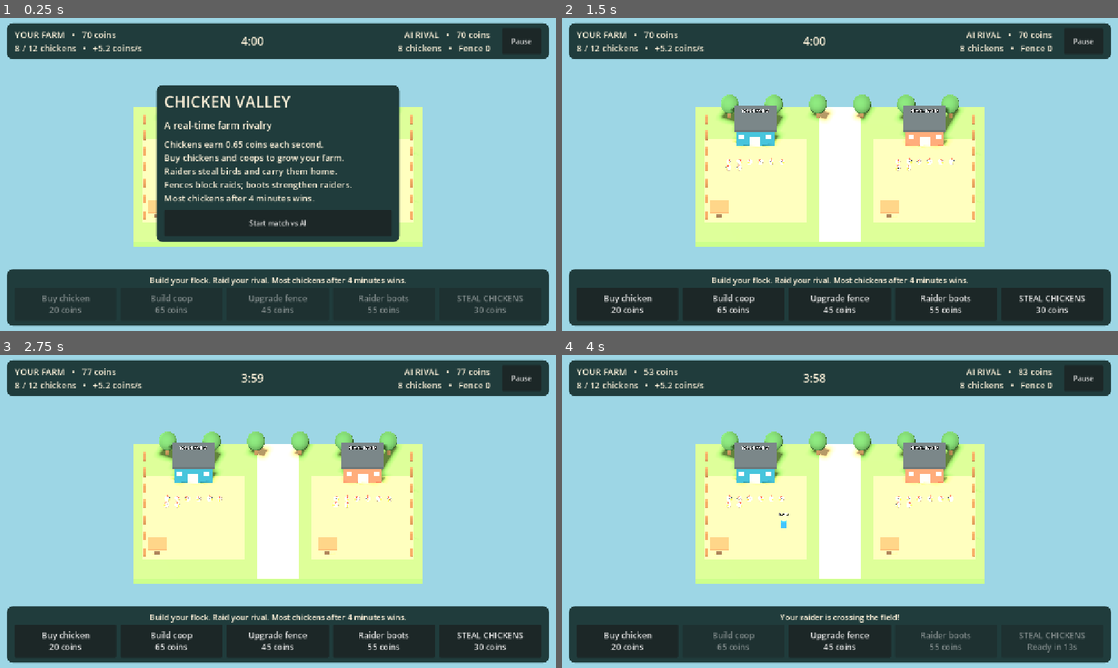
Above: before the commit, frames 1-4 (two rows, left to right).
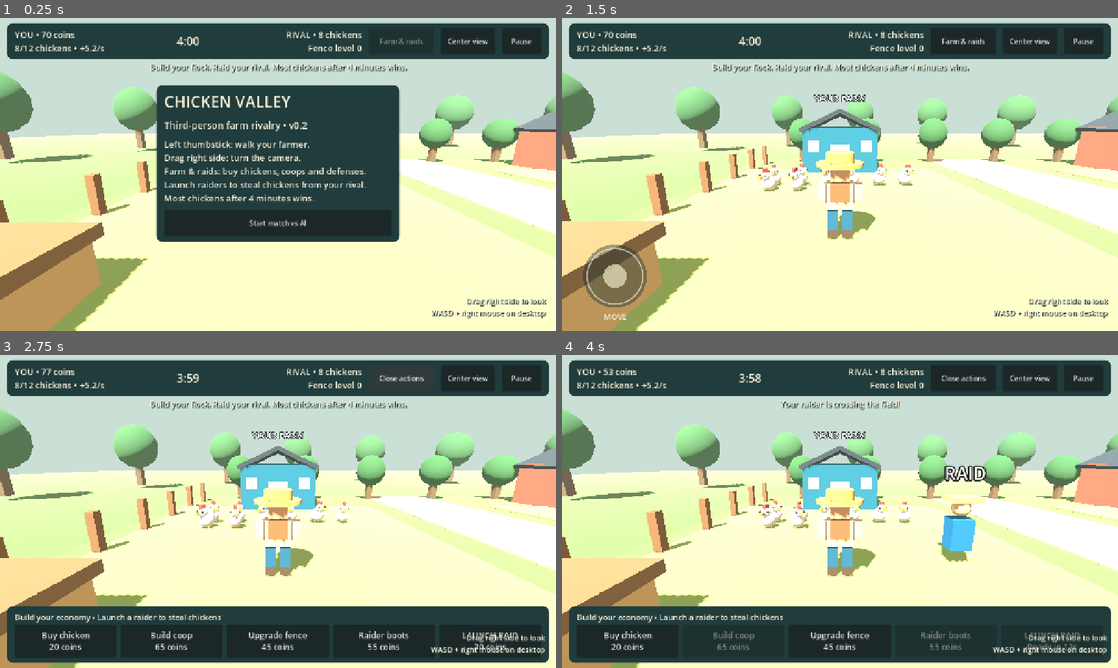
Above: after the commit, the same moments.

Repository: raclob/Chicken-Valley
Game: Godot game, scene res://main.tscn
Same seed, same stepped clock (60 frames per second), same inputs: the game is played once before the commit and once after it.
Inputs (mouse positions are in pixels of both pictures, inside the frame that each line leads up to):
- Up to frame 1 (0.25 s): no input
- Up to frame 2 (1.5 s): click (1029, 39) at 0.5 s, where only the run after the commit has a clickable "Center view"; click "Start match vs AI" at 1.25 s
- Up to frame 3 (2.75 s): click (400, 376) at 2 s, where only the run after the commit has a clickable "Farm & raids"
- Up to frame 4 (4 s): click (1051, 639) at 2.75 s, where only the run after the commit has a clickable "LAUNCH RAID 30 coins"; move the mouse to (962, 495) at 3.52 s; hold D from 3.53 s (still down); click (962, 495) at 3.67 s

The runs differ from the first frame. In frame 1, 70% of the frame differs, in the area x 0-100%, y 0-100%; in frame 2, 84%; in frame 3, 68%; in frame 4, 68%.

Commit message:
Add controllable third-person farmer and touch follow camera in v0.2

Diff:
--- /dev/null
+++ b/farmer.gd
@@ -0,0 +1,95 @@
+class_name ValleyFarmer
+extends CharacterBody3D
+
+var visual := Node3D.new()
+var limbs: Array[Node3D] = []
+var walk_phase := 0.0
+var travel_input := Vector2.ZERO
+var view_yaw := 0.0
+var active := false
+const WALK_SPEED := 4.5
+
+func _ready() -> void:
+	name = "Farmer"
+	add_child(visual)
+	var collision := CollisionShape3D.new()
+	var capsule := CapsuleShape3D.new()
+	capsule.radius = 0.32
+	capsule.height = 1.9
+	collision.shape = capsule
+	collision.position.y = 0.96
+	add_child(collision)
+	part(visual, Vector3(0, 1.15, 0), Vector3(0.65, 0.65, 0.4), Color("e8d0a0"))
+	part(visual, Vector3(0, 0.96, -0.23), Vector3(0.49, 0.44, 0.08), Color("267ba2"))
+	for x in [-0.22, 0.22]:
+		part(visual, Vector3(x, 1.32, -0.22), Vector3(0.09, 0.4, 0.06), Color("267ba2"))
+	part(visual, Vector3(0, 1.65, 0), Vector3(0.48, 0.46, 0.46), Color("eab586"))
+	for x in [-0.12, 0.12]:
+		part(visual, Vector3(x, 1.71, -0.24), Vector3(0.055, 0.07, 0.025), Color("26363b"))
+	part(visual, Vector3(0, 1.59, -0.26), Vector3(0.12, 0.055, 0.04), Color("a55e42"))
+	# Straw hat gives the farmer a clear silhouette from behind.
+	for dimensions in [Vector3(0.57, 0.09, 0), Vector3(0.35, 0.25, 0)]:
+		var hat := MeshInstance3D.new()
+		var cylinder := CylinderMesh.new()
+		cylinder.top_radius = dimensions.x
+		cylinder.bottom_radius = dimensions.x
+		cylinder.height = dimensions.y
+		cylinder.radial_segments = 16
+		hat.mesh = cylinder
+		hat.material_override = colored(Color("d8b461"))
+		hat.position.y = 1.91 if dimensions.y < 0.1 else 2.06
+		visual.add_child(hat)
+	part(visual, Vector3(0, 1.3, 0.28), Vector3(0.45, 0.45, 0.22), Color("987247"))
+	for side in [-1, 1]:
+		var leg := Node3D.new()
+		leg.position = Vector3(side * 0.18, 0.77, 0)
+		visual.add_child(leg)
+		part(leg, Vector3(0, -0.29, 0), Vector3(0.23, 0.58, 0.25), Color("326f8a"))
+		part(leg, Vector3(0, -0.62, -0.07), Vector3(0.26, 0.22, 0.4), Color("67513e"))
+		limbs.append(leg)
+		var arm := Node3D.new()
+		arm.position = Vector3(side * 0.44, 1.43, 0)
+		visual.add_child(arm)
+		part(arm, Vector3(0, -0.19, 0), Vector3(0.2, 0.38, 0.25), Color("e8d0a0"))
+		part(arm, Vector3(0, -0.44, 0), Vector3(0.18, 0.22, 0.22), Color("eab586"))
+		limbs.append(arm)
+
+func colored(color: Color) -> StandardMaterial3D:
+	var m := StandardMaterial3D.new()
+	m.albedo_color = color
+	m.roughness = 0.9
+	return m
+
+func part(parent: Node3D, pos: Vector3, size: Vector3, color: Color) -> void:
+	var n := MeshInstance3D.new()
+	var mesh := BoxMesh.new()
+	mesh.size = size
+	n.mesh = mesh
+	n.material_override = colored(color)
+	n.position = pos
+	parent.add_child(n)
+
+func _physics_process(delta: float) -> void:
+	var move := travel_input.limit_length() if active else Vector2.ZERO
+	var direction := Basis(Vector3.UP, view_yaw) * Vector3(move.x, 0, move.y)
+	velocity.x = direction.x * WALK_SPEED
+	velocity.z = direction.z * WALK_SPEED
+	if not is_on_floor():
+		velocity.y -= 18.0 * delta
+	else:
+		velocity.y = 0
+	move_and_slide()
+	position.x = clampf(position.x, -16, 16)
+	position.z = clampf(position.z, -8.3, 9.4)
+	if direction.length_squared() > 0.01:
+		visual.rotation.y = lerp_angle(visual.rotation.y, atan2(-direction.x, -direction.z), 1 - exp(-12 * delta))
+		walk_phase += delta * 9.0
+	for i in limbs.size():
+		var target := sin(walk_phase + (0.0 if i == 0 or i == 3 else PI)) * 0.48 * move.length()
+		limbs[i].rotation.x = lerpf(limbs[i].rotation.x, target, 1 - exp(-14 * delta))
+
+func reset_farmer() -> void:
+	position = Vector3(-10, 0.15, 3.5)
+	velocity = Vector3.ZERO
+	travel_input = Vector2.ZERO
+	visual.rotation = Vector3.ZERO
--- /dev/null
+++ b/farmer_controls.gd
@@ -0,0 +1,80 @@
+class_name FarmerControls
+extends Control
+
+signal look_changed(motion: Vector2)
+var movement := Vector2.ZERO
+var enabled := false
+var joystick_finger := -1
+var look_finger := -1
+var stick_origin := Vector2.ZERO
+var stick_tip := Vector2.ZERO
+var mouse_look := false
+const RADIUS := 64.0
+
+func _ready() -> void:
+	mouse_filter = Control.MOUSE_FILTER_IGNORE
+
+func center() -> Vector2:
+	return Vector2(122, size.y - 126)
+
+func clear_input() -> void:
+	movement = Vector2.ZERO
+	joystick_finger = -1
+	look_finger = -1
+	mouse_look = false
+	queue_redraw()
+
+func set_enabled(value: bool) -> void:
+	if enabled != value:
+		enabled = value
+		clear_input()
+
+func _unhandled_input(event: InputEvent) -> void:
+	if not enabled: return
+	if event is InputEventScreenTouch:
+		if event.pressed:
+			if event.position.distance_to(center()) < 115 and joystick_finger == -1:
+				joystick_finger = event.index
+				stick_origin = center()
+				update_stick(event.position)
+			elif event.position.x > size.x * 0.45 and look_finger == -1:
+				look_finger = event.index
+		else:
+			if event.index == joystick_finger:
+				joystick_finger = -1
+				movement = Vector2.ZERO
+			if event.index == look_finger: look_finger = -1
+		queue_redraw()
+	elif event is InputEventScreenDrag:
+		if event.index == joystick_finger: update_stick(event.position)
+		elif event.index == look_finger: look_changed.emit(event.relative)
+	elif event is InputEventMouseButton and event.button_index == MOUSE_BUTTON_RIGHT:
+		mouse_look = event.pressed
+	elif event is InputEventMouseMotion and mouse_look:
+		look_changed.emit(event.relative)
+
+func update_stick(pos: Vector2) -> void:
+	var offset := (pos - stick_origin).limit_length(RADIUS)
+	stick_tip = stick_origin + offset
+	movement = offset / RADIUS
+	if movement.length() < 0.12: movement = Vector2.ZERO
+	queue_redraw()
+
+func _input(event: InputEvent) -> void:
+	# Releases must be handled even when a finger moves over a HUD button.
+	if event is InputEventScreenTouch and not event.pressed:
+		if event.index == joystick_finger:
+			joystick_finger = -1
+			movement = Vector2.ZERO
+		if event.index == look_finger: look_finger = -1
+		queue_redraw()
+	if event is InputEventMouseButton and event.button_index == MOUSE_BUTTON_RIGHT and not event.pressed:
+		mouse_look = false
+
+func _draw() -> void:
+	if not enabled: return
+	var origin := center()
+	draw_circle(origin, RADIUS + 9, Color(0.07, 0.17, 0.18, 0.4))
+	draw_arc(origin, RADIUS, 0, TAU, 48, Color(1, 0.96, 0.85, 0.6), 2, true)
+	draw_circle(stick_tip if joystick_finger != -1 else origin, 27, Color(0.92, 0.91, 0.77, 0.7))
+	draw_string(ThemeDB.fallback_font, origin + Vector2(-26, 100), "MOVE", HORIZONTAL_ALIGNMENT_LEFT, -1, 18, Color("fff3db"))
--- /dev/null
+++ b/icon.svg
@@ -0,0 +1,11 @@
+<svg xmlns="http://www.w3.org/2000/svg" width="256" height="256" viewBox="0 0 256 256">
+<rect width="256" height="256" rx="52" fill="#244b43"/>
+<path d="M24 194Q80 158 132 184T232 178V256H24Z" fill="#8eae55"/>
+<ellipse cx="119" cy="146" rx="69" ry="58" fill="#fff0ce"/>
+<circle cx="153" cy="99" r="41" fill="#fffaf0"/>
+<path d="M181 106l38 12-36 14z" fill="#efb544"/>
+<path d="M128 63q-8-25 5-27 12-1 15 19 4-29 17-23 13 6 3 31" fill="#e76a47"/>
+<circle cx="165" cy="95" r="6" fill="#244b43"/>
+<path d="M82 187v28m49-23v23" stroke="#efb544" stroke-width="12" stroke-linecap="round"/>
+<path d="M66 125q-32-38-32-5 0 25 32 37" fill="#fffaf0"/>
+</svg>
--- a/main.gd
+++ b/main.gd
@@ -16,12 +16,31 @@
 var paused := true
 var pause_button: Button
 var intro: PanelContainer
+var farmer: ValleyFarmer
+var camera_pivot: Node3D
+var camera: Camera3D
+var controls: FarmerControls
+var action_panel: PanelContainer
+var farm_button: Button
+var camera_yaw := 0.0
+var camera_pitch := -0.22
+var preview_mode := false
+var preview_frames := 0
 
 func _ready() -> void:
 	build_world()
+	build_farmer()
 	build_ui()
 	update_ui()
 	sync_farms()
+	preview_mode = "--preview" in OS.get_cmdline_user_args()
+	if preview_mode:
+		intro.hide()
+		paused = false
+		game.farms[0].fence = 1
+		game.farms[0].coops = 2
+		sync_farms()
+		update_ui()
 
 func material(color: Color) -> StandardMaterial3D:
 	var m := StandardMaterial3D.new()
@@ -29,7 +48,7 @@
 	m.roughness = 0.9
 	return m
 
-func box(parent: Node3D, pos: Vector3, size: Vector3, color: Color) -> MeshInstance3D:
+func box(parent: Node3D, pos: Vector3, size: Vector3, color: Color, solid: bool = false) -> MeshInstance3D:
 	var n := MeshInstance3D.new()
 	var mesh := BoxMesh.new()
 	mesh.size = size
@@ -37,6 +56,14 @@
 	n.material_override = material(color)
 	n.position = pos
 	parent.add_child(n)
+	if solid:
+		var body := StaticBody3D.new()
+		var collision := CollisionShape3D.new()
+		var shape := BoxShape3D.new()
+		shape.size = size
+		collision.shape = shape
+		body.add_child(collision)
+		n.add_child(body)
 	return n
 
 func sphere(parent: Node3D, pos: Vector3, scale_v: Vector3, color: Color) -> MeshInstance3D:
@@ -54,8 +81,18 @@
 func build_world() -> void:
 	var env := WorldEnvironment.new()
 	var e := Environment.new()
-	e.background_mode = Environment.BG_COLOR
-	e.background_color = Color("9dd6e5")
+	e.background_mode = Environment.BG_SKY
+	var sky := Sky.new()
+	var sky_material := ProceduralSkyMaterial.new()
+	sky_material.sky_top_color = Color("76b3dd")
+	sky_material.sky_horizon_color = Color("d4e8ea")
+	sky_material.ground_horizon_color = Color("c8debf")
+	sky_material.ground_bottom_color = Color("669151")
+	sky.sky_material = sky_material
+	e.sky = sky
+	e.fog_enabled = true
+	e.fog_light_color = Color("cadfd5")
+	e.fog_density = 0.003
 	e.ambient_light_source = Environment.AMBIENT_SOURCE_COLOR
 	e.ambient_light_color = Color("fff0d5")
 	e.ambient_light_energy = 0.65
@@ -66,23 +103,19 @@
 	sun.light_energy = 1.2
 	sun.shadow_enabled = true
 	add_child(sun)
-	var camera := Camera3D.new()
-	camera.position = Vector3(0, 29, 25)
-	camera.projection = Camera3D.PROJECTION_ORTHOGONAL
-	camera.size = 37
-	add_child(camera)
-	camera.look_at(Vector3(0, 0, 0))
-	box(self, Vector3(0, -0.4, 0), Vector3(34, 0.8, 21), Color("78aa59"))
+	box(self, Vector3(0, -0.5, 0), Vector3(180, 0.1, 180), Color("719b53"))
+	box(self, Vector3(0, -0.4, 0), Vector3(34, 0.8, 21), Color("78aa59"), true)
 	box(self, Vector3(0, 0.015, 0), Vector3(5, 0.08, 21), Color("ddc798"))
 	for side in 2:
 		var x := -10.0 if side == 0 else 10.0
-		box(self, Vector3(x, 0.03, 1), Vector3(12, 0.12, 13), Color("aacb70"))
+		box(self, Vector3(x, 0.03, 1), Vector3(12, 0.12, 13), Color("aacb70"), true)
 		var barn := Node3D.new()
 		add_child(barn)
 		barn.position = Vector3(x, 0, -6)
-		box(barn, Vector3(0, 1.4, 0), Vector3(4.5, 2.8, 3.2), Color("287a91") if side == 0 else Color("d26b50"))
-		var roof := box(barn, Vector3(0, 3, 0), Vector3(5, 0.4, 3.8), Color("40494f"))
-		roof.rotation_degrees.z = 0
+		box(barn, Vector3(0, 1.4, 0), Vector3(4.5, 2.8, 3.2), Color("287a91") if side == 0 else Color("d26b50"), true)
+		for roof_side in [-1, 1]:
+			var roof := box(barn, Vector3(roof_side * 1.15, 3.17, 0), Vector3(2.65, 0.25, 3.8), Color("40494f"))
+			roof.rotation_degrees.z = -roof_side * 25
 		box(barn, Vector3(0, 0.9, 1.64), Vector3(1.2, 1.8, 0.1), Color("f3dda5"))
 		for dx in [-1.6, 1.6]:
 			box(barn, Vector3(dx, 1.7, 1.65), Vector3(0.65, 0.7, 0.1), Color("c3eef0"))
@@ -105,8 +138,51 @@
 		box(self, Vector3(x, 0.7, z), Vector3(0.28, 1.4, 0.28), Color("946b42"))
 	for i in 6:
 		var x := -13.0 + i * 5.2
-		box(self, Vector3(x, 0.8, -9), Vector3(0.4, 1.6, 0.4), Color("7b613e"))
+		box(self, Vector3(x, 0.8, -9), Vector3(0.4, 1.6, 0.4), Color("7b613e"), true)
 		sphere(self, Vector3(x, 2.3, -9), Vector3(2.2, 2.4, 2.2), Color("477c45"))
+	for i in 18:
+		var angle := i * TAU / 18.0
+		var pos := Vector3(cos(angle) * 37, 0, sin(angle) * 32)
+		box(self, pos + Vector3(0, 2, 0), Vector3(0.7, 4, 0.7), Color("7b613e"))
+		sphere(self, pos + Vector3(0, 5, 0), Vector3(5, 5.5, 5), Color("4b8048"))
+
+func build_farmer() -> void:
+	farmer = ValleyFarmer.new()
+	add_child(farmer)
+	farmer.reset_farmer()
+	camera_pivot = Node3D.new()
+	add_child(camera_pivot)
+	camera_pivot.position = farmer.position + Vector3(0, 1.65, 0)
+	camera_pivot.rotation = Vector3(camera_pitch, camera_yaw, 0)
+	var arm := SpringArm3D.new()
+	arm.spring_length = 5.2
+	arm.margin = 0.25
+	var shape := SphereShape3D.new()
+	shape.radius = 0.22
+	arm.shape = shape
+	arm.add_excluded_object(farmer.get_rid())
+	camera_pivot.add_child(arm)
+	camera = Camera3D.new()
+	camera.current = true
+	camera.projection = Camera3D.PROJECTION_PERSPECTIVE
+	camera.fov = 72
+	camera.near = 0.1
+	camera.far = 160
+	arm.add_child(camera)
+
+func turn_camera(motion: Vector2) -> void:
+	if paused or game.finished or action_panel.visible: return
+	camera_yaw -= motion.x * 0.005
+	camera_pitch = clampf(camera_pitch - motion.y * 0.0035, -0.65, 0.12)
+
+func _physics_process(_delta: float) -> void:
+	if not is_instance_valid(controls): return
+	farmer.active = not paused and not game.finished and not action_panel.visible
+	var keyboard := Vector2(
+		float(Input.is_physical_key_pressed(KEY_D) or Input.is_physical_key_pressed(KEY_RIGHT)) - float(Input.is_physical_key_pressed(KEY_A) or Input.is_physical_key_pressed(KEY_LEFT)),
+		float(Input.is_physical_key_pressed(KEY_S) or Input.is_physical_key_pressed(KEY_DOWN)) - float(Input.is_physical_key_pressed(KEY_W) or Input.is_physical_key_pressed(KEY_UP)))
+	farmer.travel_input = (keyboard + controls.movement).limit_length()
+	farmer.view_yaw = camera_yaw
 
 func chicken(parent: Node3D, pos: Vector3) -> Node3D:
 	var c := Node3D.new()
@@ -143,15 +219,17 @@
 		var home_x := -10.0 if side == 0 else 10.0
 		for i in f.coops:
 			var cx: float = home_x - 4.2 + i * 2.8
-			box(structure, Vector3(cx, 0.5, 6), Vector3(2, 1, 1.6), Color("e4bd7c"))
+			box(structure, Vector3(cx, 0.5, 6), Vector3(2, 1, 1.6), Color("e4bd7c"), true)
 			box(structure, Vector3(cx, 1.1, 6), Vector3(2.2, 0.25, 1.9), Color("98774f"))
 			box(structure, Vector3(cx, 0.35, 6.82), Vector3(0.6, 0.65, 0.04), Color("69513a"))
 		if f.fence > 0:
 			var edge := -3.5 if side == 0 else 3.5
 			for i in 10:
+				if i == 4 or i == 5: continue
 				box(structure, Vector3(edge, 0.65, -4.5 + i), Vector3(0.2, 1.3 + f.fence * 0.15, 0.18), Color("c7a274"))
 			for level in f.fence:
-				box(structure, Vector3(edge, 0.5 + level * 0.45, 0), Vector3(0.15, 0.14, 10), Color("b58c5e"))
+				for z in [-3.0, 3.0]:
+					box(structure, Vector3(edge, 0.5 + level * 0.45, z), Vector3(0.15, 0.14, 4), Color("b58c5e"), true)
 
 func label(text_value: String, size: int = 20) -> Label:
 	var l := Label.new()
@@ -180,6 +258,10 @@
 	root.set_anchors_and_offsets_preset(Control.PRESET_FULL_RECT)
 	root.mouse_filter = Control.MOUSE_FILTER_IGNORE
 	canvas.add_child(root)
+	controls = FarmerControls.new()
+	root.add_child(controls)
+	controls.set_anchors_and_offsets_preset(Control.PRESET_FULL_RECT)
+	controls.look_changed.connect(turn_camera)
 	var top := PanelContainer.new()
 	root.add_child(top)
 	top.set_anchors_and_offsets_preset(Control.PRESET_TOP_WIDE)
@@ -188,7 +270,7 @@
 	top.offset_top = 12
 	top.add_theme_stylebox_override("panel", panel_style())
 	var row := HBoxContainer.new()
-	row.add_theme_constant_override("separation", 28)
+	row.add_theme_constant_override("separation", 16)
 	top.add_child(row)
 	stats = label("")
 	stats.size_flags_horizontal = Control.SIZE_EXPAND_FILL
@@ -199,6 +281,23 @@
 	enemy_stats.size_flags_horizontal = Control.SIZE_EXPAND_FILL
 	enemy_stats.horizontal_alignment = HORIZONTAL_ALIGNMENT_RIGHT
 	row.add_child(enemy_stats)
+	farm_button = Button.new()
+	farm_button.text = "Farm & raids"
+	farm_button.custom_minimum_size = Vector2(150, 48)
+	farm_button.pressed.connect(func():
+		if intro.visible or game.finished: return
+		action_panel.visible = not action_panel.visible
+		farm_button.text = "Close actions" if action_panel.visible else "Farm & raids"
+		controls.clear_input()
+		update_ui())
+	row.add_child(farm_button)
+	var center_button := Button.new()
+	center_button.text = "Center view"
+	center_button.custom_minimum_size = Vector2(125, 48)
+	center_button.pressed.connect(func():
+		camera_yaw = farmer.visual.rotation.y
+		camera_pitch = -0.22)
+	row.add_child(center_button)
 	pause_button = Button.new()
 	pause_button.text = "Pause"
 	pause_button.custom_minimum_size = Vector2(90, 48)
@@ -209,6 +308,7 @@
 		update_ui())
 	row.add_child(pause_button)
 	var bottom := PanelContainer.new()
+	action_panel = bottom
 	root.add_child(bottom)
 	bottom.set_anchors_and_offsets_preset(Control.PRESET_BOTTOM_WIDE)
 	bottom.offset_left = 16
@@ -216,11 +316,33 @@
 	bottom.offset_top = -142
 	bottom.offset_bottom = -12
 	bottom.add_theme_stylebox_override("panel", panel_style())
+	bottom.hide()
 	var column := VBoxContainer.new()
 	bottom.add_child(column)
+	column.add_child(label("Build your economy • Launch a raider to steal chickens", 18))
+	# Status stays visible while the action panel is closed.
 	notice_label = label("", 18)
+	root.add_child(notice_label)
+	notice_label.set_anchors_and_offsets_preset(Control.PRESET_TOP_WIDE)
+	notice_label.offset_top = 99
+	notice_label.offset_bottom = 127
 	notice_label.horizontal_alignment = HORIZONTAL_ALIGNMENT_CENTER
-	column.add_child(notice_label)
+	notice_label.mouse_filter = Control.MOUSE_FILTER_IGNORE
+	notice_label.add_theme_color_override("font_shadow_color", Color("203c3c"))
+	notice_label.add_theme_constant_override("shadow_offset_x", 2)
+	notice_label.add_theme_constant_override("shadow_offset_y", 2)
+	var hint := label("Drag right side to look\nWASD + right mouse on desktop", 17)
+	root.add_child(hint)
+	hint.set_anchors_and_offsets_preset(Control.PRESET_BOTTOM_RIGHT)
+	hint.offset_left = -345
+	hint.offset_top = -82
+	hint.offset_right = -25
+	hint.offset_bottom = -25
+	hint.horizontal_alignment = HORIZONTAL_ALIGNMENT_RIGHT
+	hint.mouse_filter = Control.MOUSE_FILTER_IGNORE
+	hint.add_theme_color_override("font_shadow_color", Color("203c3c"))
+	hint.add_theme_constant_override("shadow_offset_x", 2)
+	hint.add_theme_constant_override("shadow_offset_y", 2)
 	var actions := HBoxContainer.new()
 	actions.add_theme_constant_override("separation", 10)
 	column.add_child(actions)
@@ -241,8 +363,8 @@
 	intro_col.add_theme_constant_override("separation", 14)
 	intro.add_child(intro_col)
 	intro_col.add_child(label("CHICKEN VALLEY", 36))
-	intro_col.add_child(label("A real-time farm rivalry", 22))
-	intro_col.add_child(label("Chickens earn 0.65 coins each second.\nBuy chickens and coops to grow your farm.\nRaiders steal birds and carry them home.\nFences block raids; boots strengthen raiders.\nMost chickens after 4 minutes wins.", 20))
+	intro_col.add_child(label("Third-person farm rivalry • v0.2", 22))
+	intro_col.add_child(label("Left thumbstick: walk your farmer.\nDrag right side: turn the camera.\nFarm & raids: buy chickens, coops and defenses.\nLaunch raiders to steal chickens from your rival.\nMost chickens after 4 minutes wins.", 20))
 	var start := Button.new()
 	start.text = "Start match vs AI"
 	start.custom_minimum_size = Vector2(0, 60)
@@ -259,6 +381,13 @@
 	restart.custom_minimum_size = Vector2(0, 60)
 	restart.pressed.connect(func():
 		game = FarmMatch.new()
+		farmer.reset_farmer()
+		camera_yaw = 0
+		camera_pitch = -0.22
+		camera_pivot.position = farmer.position + Vector3(0, 1.65, 0)
+		action_panel.hide()
+		farm_button.text = "Farm & raids"
+		controls.clear_input()
 		paused = false
 		pause_button.text = "Pause"
 		result_panel.hide()
@@ -281,12 +410,14 @@
 func update_ui() -> void:
 	var f := game.farms[0]
 	var e := game.farms[1]
-	stats.text = "YOUR FARM   •   %d coins\n%d / %d chickens   •   +%.1f coins/s" % [f.coins, f.chickens, game.capacity(0), f.chickens * 0.65]
-	enemy_stats.text = "AI RIVAL   •   %d coins\n%d chickens   •   Fence %d" % [e.coins, e.chickens, e.fence]
+	stats.text = "YOU • %d coins\n%d/%d chickens • +%.1f/s" % [f.coins, f.chickens, game.capacity(0), f.chickens * 0.65]
+	enemy_stats.text = "RIVAL • %d chickens\nFence level %d" % [e.chickens, e.fence]
+	controls.set_enabled(not paused and not game.finished and not action_panel.visible)
+	farm_button.disabled = paused or game.finished
 	var seconds := ceili(game.remaining)
 	timer_label.text = "%d:%02d" % [seconds / 60, seconds % 60]
 	notice_label.text = "Match paused" if paused and not intro.visible else game.notice
-	var names := {"chicken": "Buy chicken", "coop": "Build coop", "fence": "Upgrade fence", "boots": "Raider boots", "raid": "STEAL CHICKENS"}
+	var names := {"chicken": "Buy chicken", "coop": "Build coop", "fence": "Upgrade fence", "boots": "Raider boots", "raid": "LAUNCH RAID"}
 	for action in buttons:
 		var detail := "%d coins" % game.cost(0, action)
 		if action == "raid" and f.cooldown > 0: detail = "Ready in %ds" % ceili(f.cooldown)
@@ -334,6 +465,9 @@
 			raider_nodes.erase(id)
 
 func _process(delta: float) -> void:
+	if is_instance_valid(camera_pivot):
+		camera_pivot.position = camera_pivot.position.lerp(farmer.position + Vector3(0, 1.65, 0), 1 - exp(-12 * delta))
+		camera_pivot.rotation = Vector3(camera_pitch, camera_yaw, 0)
 	if not paused:
 		clock += delta
 		game.tick(delta)
@@ -348,8 +482,16 @@
 		refresh = 0.15
 		sync_farms()
 		update_ui()
+	if preview_mode:
+		preview_frames += 1
+		if preview_frames == 90:
+			var picture := get_viewport().get_texture().get_image()
+			DirAccess.make_dir_recursive_absolute("res://builds")
+			picture.save_png("res://builds/third-person-preview.png")
+			get_tree().quit()
 
 func _notification(what: int) -> void:
 	if what == NOTIFICATION_APPLICATION_PAUSED:
 		paused = true
+		if is_instance_valid(controls): controls.clear_input()
 		if is_instance_valid(pause_button): pause_button.text = "Resume"
--- a/project.godot
+++ b/project.godot
@@ -2,6 +2,7 @@
 
 [application]
 config/name="Chicken Valley"
+config/icon="res://icon.svg"
 run/main_scene="res://main.tscn"
 config/features=PackedStringArray("4.6", "GL Compatibility")
 
@@ -11,6 +12,9 @@
 window/stretch/mode="canvas_items"
 window/handheld/orientation=0
 
+[input_devices]
+pointing/emulate_mouse_from_touch=true
+
 [rendering]
 renderer/rendering_method="gl_compatibility"
 renderer/rendering_method.mobile="gl_compatibility"
--- /dev/null
+++ b/third_person_tests.gd
@@ -0,0 +1,77 @@
+extends SceneTree
+
+var failures := 0
+
+func check(condition: bool, message: String) -> void:
+	if not condition:
+		failures += 1
+		push_error(message)
+
+func _initialize() -> void:
+	call_deferred("run_checks")
+
+func wait_frames(count: int) -> void:
+	for i in count:
+		await physics_frame
+
+func run_checks() -> void:
+	var scene = preload("res://main.tscn").instantiate()
+	root.add_child(scene)
+	await wait_frames(3)
+	check(scene.camera.projection == Camera3D.PROJECTION_PERSPECTIVE, "Third person uses perspective camera")
+	check(scene.farmer is CharacterBody3D, "Farmer uses a physical character controller")
+	scene.intro.hide()
+	scene.paused = false
+	scene.update_ui()
+	await wait_frames(15)
+	check(scene.farmer.is_on_floor(), "Farmer stands on farm ground")
+	var start: Vector3 = scene.farmer.position
+	scene.controls.movement = Vector2(0, -1)
+	await wait_frames(30)
+	check(scene.farmer.position.z < start.z - 1, "Thumbstick moves farmer forward")
+	scene.controls.movement = Vector2.ZERO
+	scene.farmer.position = Vector3(-10, 0.15, -3.0)
+	scene.controls.movement = Vector2(0, -1)
+	await wait_frames(60)
+	check(scene.farmer.position.z > -4.2, "Farmer cannot walk through barn")
+	scene.controls.movement = Vector2.ZERO
+	scene.turn_camera(Vector2(80, 0))
+	check(scene.camera_yaw < -0.3, "Camera drag rotates around farmer")
+	scene.turn_camera(Vector2(0, 10000))
+	check(is_equal_approx(scene.camera_pitch, -0.65), "Camera pitch is clamped")
+	scene.camera_yaw = PI / 2
+	scene.camera_pitch = -0.22
+	scene.farmer.reset_farmer()
+	scene.controls.movement = Vector2(0, -1)
+	await wait_frames(30)
+	check(scene.farmer.position.x < -11, "Movement follows camera direction")
+	scene.paused = true
+	scene.update_ui()
+	await wait_frames(3)
+	start = scene.farmer.position
+	await wait_frames(15)
+	check(scene.farmer.position.distance_to(start) < 0.03, "Pause stops farmer movement")
+	check(scene.controls.movement == Vector2.ZERO, "Pause clears touch movement")
+	scene.paused = false
+	scene.update_ui()
+	var touch := InputEventScreenTouch.new()
+	touch.index = 7
+	touch.pressed = true
+	touch.position = scene.controls.center()
+	scene.controls._unhandled_input(touch)
+	var drag := InputEventScreenDrag.new()
+	drag.index = 7
+	drag.position = scene.controls.center() + Vector2(64, 0)
+	scene.controls._unhandled_input(drag)
+	check(scene.controls.movement.x > 0.9, "Touch drag operates joystick")
+	touch.pressed = false
+	touch.position = Vector2(0, 0)
+	scene.controls._input(touch)
+	check(scene.controls.movement == Vector2.ZERO, "Finger release over HUD clears joystick")
+	scene.action_panel.show()
+	scene.update_ui()
+	check(not scene.controls.enabled, "Action panel suspends farmer input")
+	scene.queue_free()
+	await process_frame
+	print("Third-person integration tests: %s" % ("PASS" if failures == 0 else "%d FAILURES" % failures))
+	quit(0 if failures == 0 else 1)
Not shown, changed: export_presets.cfg
Not shown, changed: .github/workflows/android.yml
Not shown, changed: README.md
